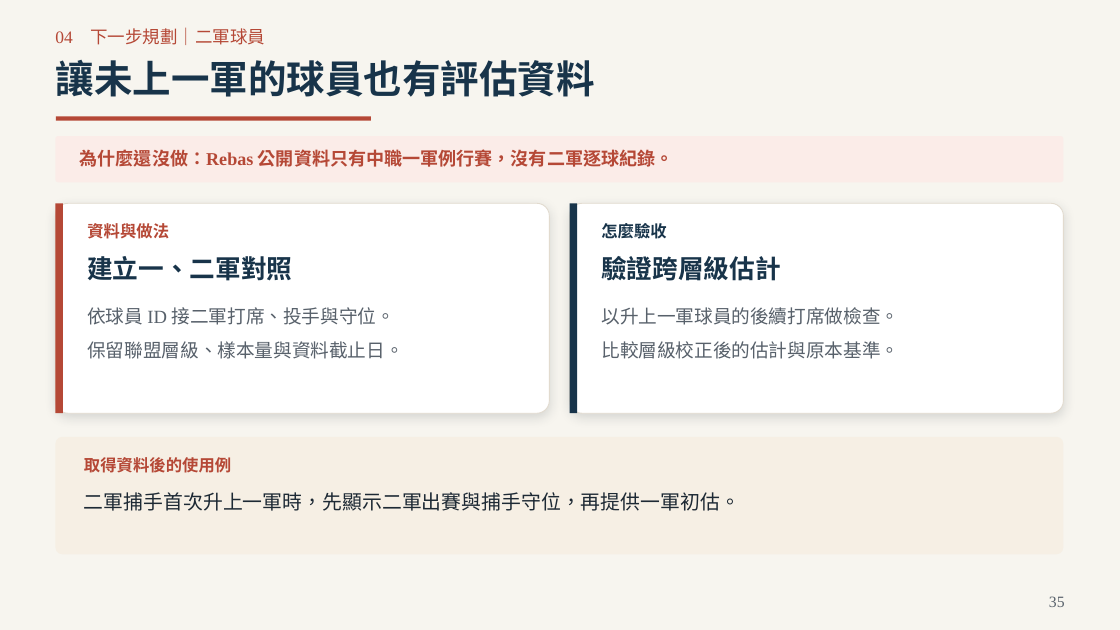
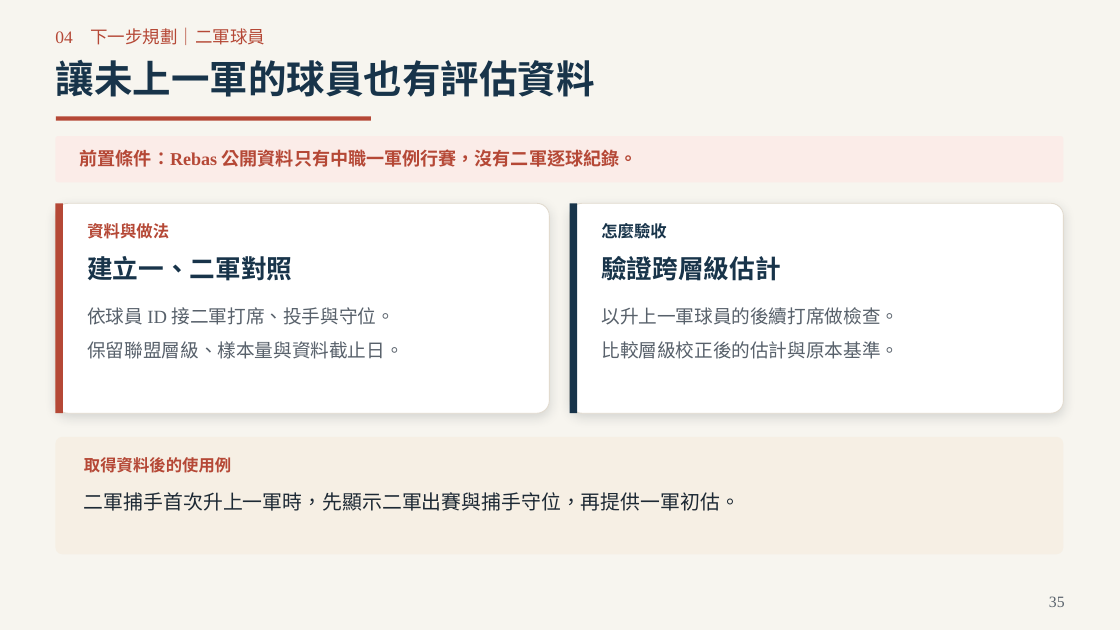
Before and after one commit to Da-Xiong-Chen/baseball_project, a slide deck: slide 35 of presentations/competition-2026/sync-20261115/一球兩面_臨場用人決策_2026球季版_38頁.pptx. Drawn at 1120x630 pixels with LibreOffice and Linux fonts; fonts in the diff are those of the drawing. Boxes give left, top, right and bottom in pixels: in the first picture for what was removed or moved away, otherwise in the second. Text is boxed around its words. In the diff, an @@ line names an element or a change of style, - is before the commit and + after.

```diff
--- a/presentations/competition-2026/sync-20261115/一球兩面_臨場用人決策_2026球季版_38頁.pptx
+++ b/presentations/competition-2026/sync-20261115/一球兩面_臨場用人決策_2026球季版_38頁.pptx
@@ text at <box>80,149,638,167</box>: text changed @@
-為什麼還沒做：Rebas 公開資料只有中職一軍例行賽，沒有二軍逐球紀錄。
+前置條件：Rebas 公開資料只有中職一軍例行賽，沒有二軍逐球紀錄。
```
Also in this commit, not shown: 12 other slides changed, 2 other files.
